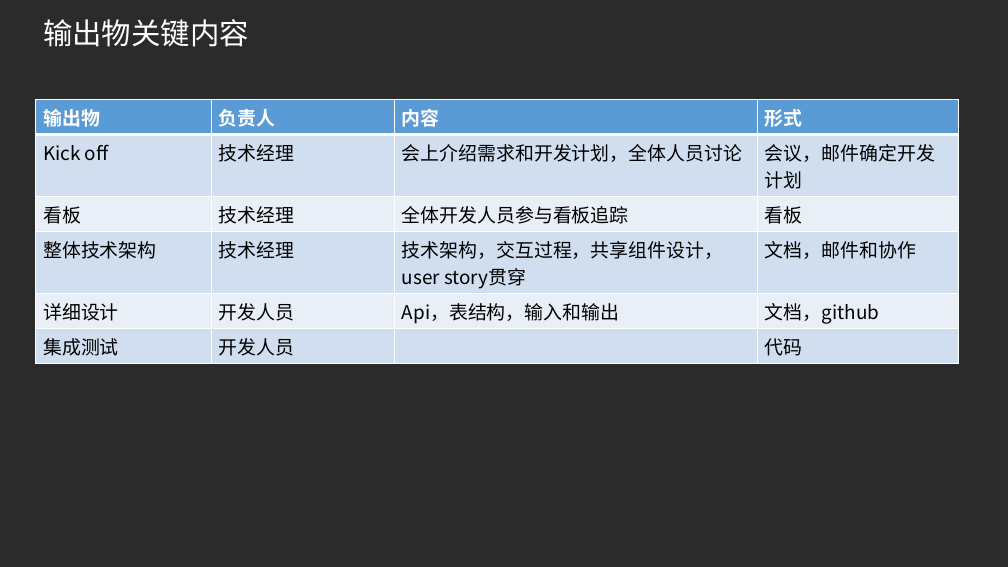
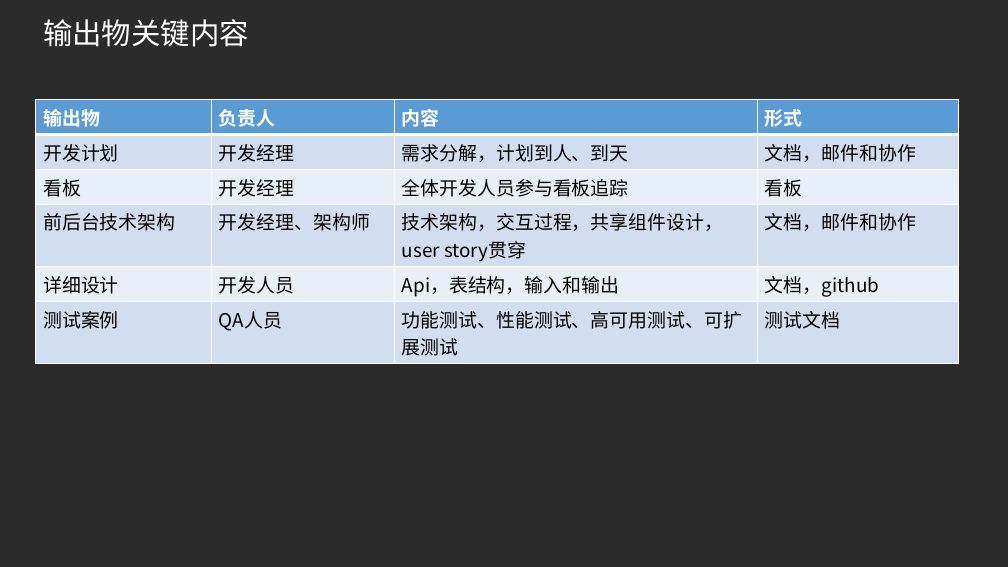
Before and after one commit to cherry4477/asiainfoLDP, a slide deck: slide 8 of LDP云平台部产品开发迭代流程.pptx. Drawn at 1008x567 pixels with LibreOffice and Linux fonts; fonts in the diff are those of the drawing; background and template pictures are left out; a plain dark background stands for a picture behind light text. Boxes give left, top, right and bottom in pixels: in the first picture for what was removed or moved away, otherwise in the second. Text is boxed around its words. In the diff, an @@ line names an element or a change of style, - is before the commit and + after.

Commit message:
修改内容

```diff
--- a/LDP云平台部产品开发迭代流程.pptx
+++ b/LDP云平台部产品开发迭代流程.pptx
@@ table at <box>36,99,959,360</box> @@
-row 2: Kick off | 技术经理 | 会上介绍需求和开发计划，全体人员讨论 | 会议，邮件确定开发计划
+row 2: 开发计划 | 开发经理 | 需求分解，计划到人、到天 | 文档，邮件和协作
-row 3, column 2: 技术经理
+row 3, column 2: 开发经理
-row 4, column 1: 整体技术架构
+row 4, column 1: 前后台技术架构
-row 4, column 2: 技术经理
+row 4, column 2: 开发经理、架构师
-row 6: 集成测试 | 开发人员 |  | 代码
+row 6: 测试案例 | QA人员 | 功能测试、性能测试、高可用测试、可扩展测试 | 测试文档
```
Also in this commit, not shown: 8 other slides changed, 3 other files.
